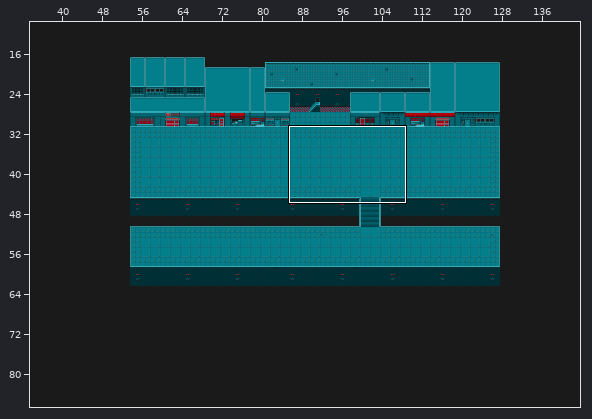
Level history. Tiled map (JSON): assets/maps/test_tiled_map.json. The picture above shows the old version from afar; the outline marks the close-up.
Close-up. Before the edit:
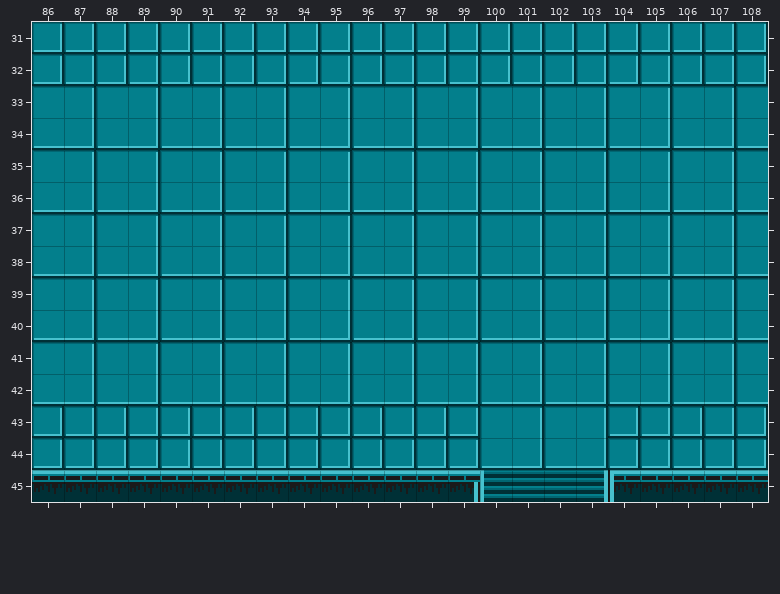
Cells are 16x16 px. Shown: x 86..108, y 31..45.
After the commit:
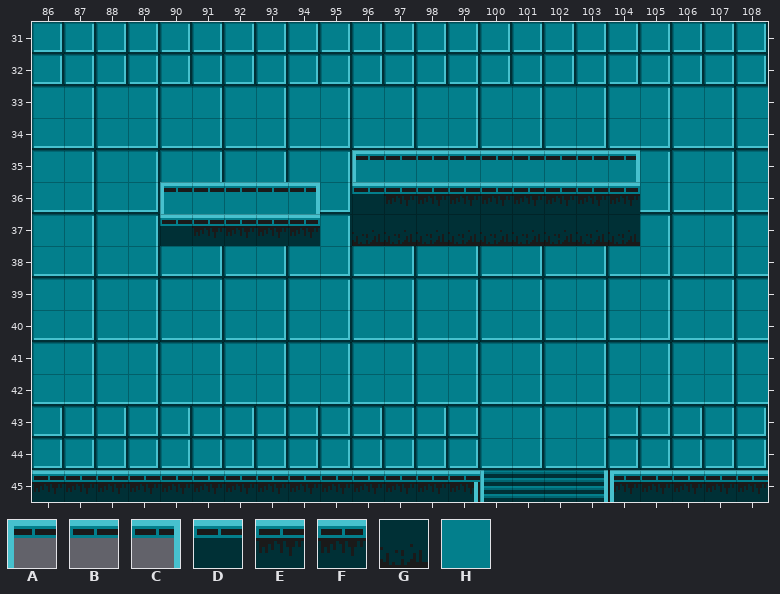
Key: from "neo_zero_tiles": A 40, B 41, C 42, D 80, E 81, F 82, G 120, H 180.
_ is an empty cell.
Tiles of an added or newly shown layer are drawn over the layers below it.
Diff:
{"where": "layer \"ground_2\" (added)"}
{"y":35,"x":96,"old":"_________","new":"HHHHHHHHH"}
{"y":36,"x":90,"old":"_____","new":"HHHHH"}
{"where": "layer \"barriers_2\""}
{"y":36,"x":90,"old":"_____","new":"ABBBC"}
{"y":37,"x":90,"old":"_____","new":"DEEEF"}
{"where": "layer \"solids_2\""}
{"y":35,"x":96,"old":"_________","new":"ABBBBBBBC"}
{"y":36,"x":96,"old":"_________","new":"DEEEEEEEF"}
{"y":37,"x":96,"old":"_________","new":"GGGGGGGGG"}
